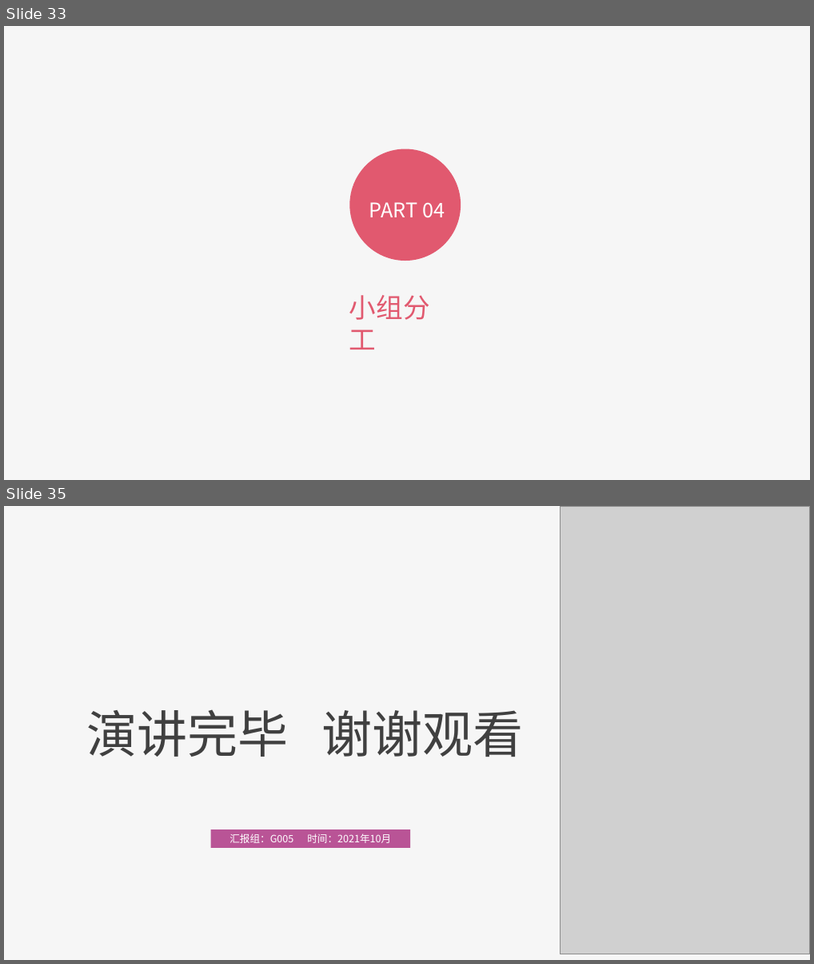
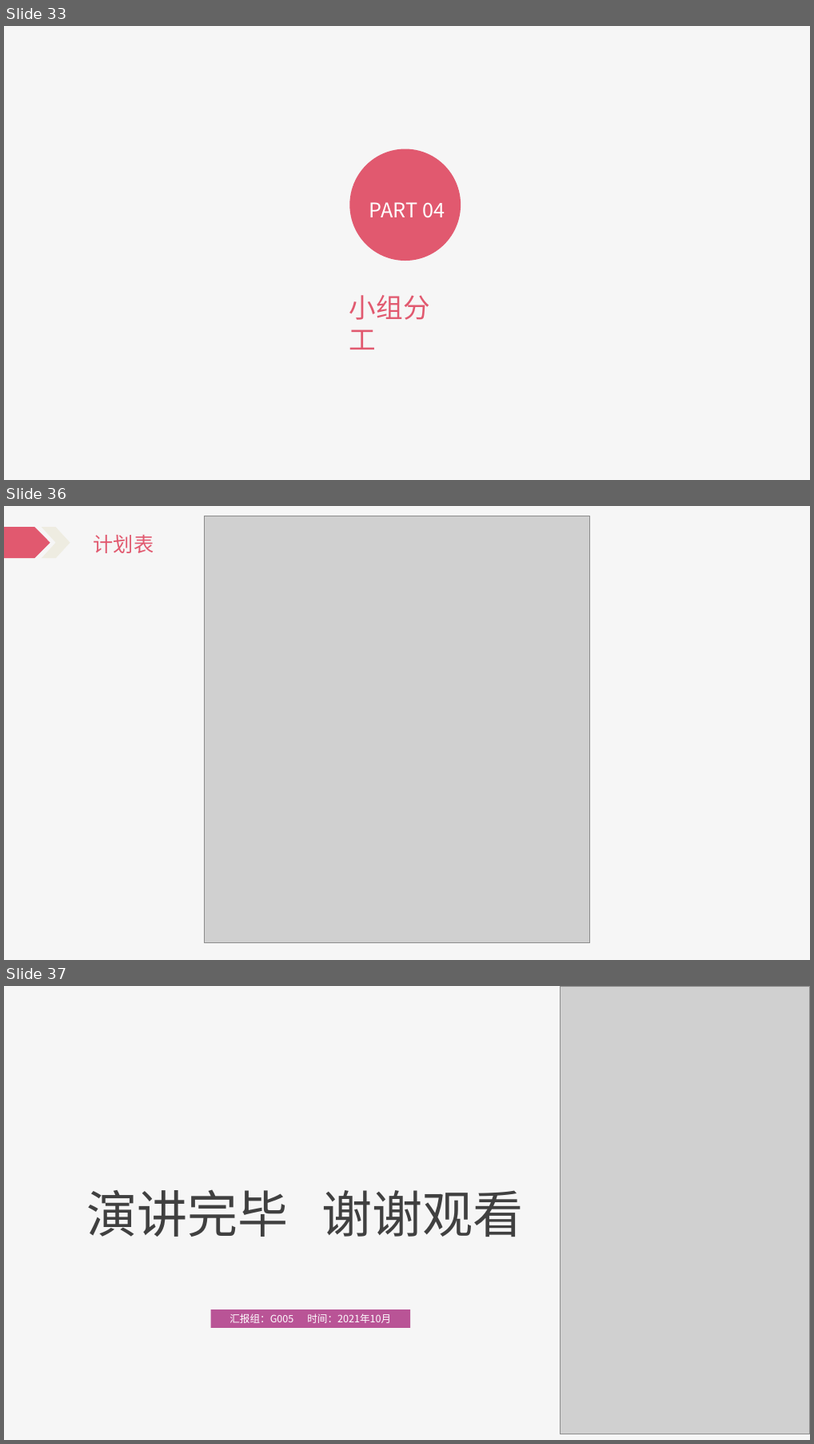
Before and after one commit to Katashixz/ZUCCbiosphere, a slide deck: 软件需求规格说明/SE2021-G005-软件需求说明.pptx. Shown one above the other, each under a label of ours: slides 33 and 35 before the commit, slides 33, 36 and 37 after it; the slides between them are not shown. The pictures are 814x964 and 814x1444 pixels, drawn with LibreOffice and Linux fonts; fonts in the diff are those of the drawing; grey boxes stand for pictures. Boxes give left, top, right and bottom in pixels: in the first picture for what was removed or moved away, otherwise in the second. Text is boxed around its words. In the diff, an @@ line names an element or a change of style, - is before the commit and + after.

```diff
--- a/软件需求规格说明/SE2021-G005-软件需求说明.pptx
+++ b/软件需求规格说明/SE2021-G005-软件需求说明.pptx
@@ slide 36 added at (4,506,810,960), background #FFFFFF @@
@@ rectangle added at (4,506,810,960), fill #F6F6F6 @@
@@ pentagon arrow added at (4,527,50,559), fill #E1596F @@
@@ chevron added at (42,527,70,559), fill #EEECE1 @@
@@ rectangle added at (82,524,178,556), fill #F6F6F6 @@
@@ picture added at (205,516,590,943) @@
@@ text added at (91,535,172,553), 24 pt, text #E1596F @@
+项目介绍
@@ text added at (94,535,154,553), 24 pt, text #E1596F @@
+计划表
@@ what was slide 35 is now slide 37 @@
```
Also in this commit, not shown: 4 slides changed, 1 other slide added, 31 other files.
